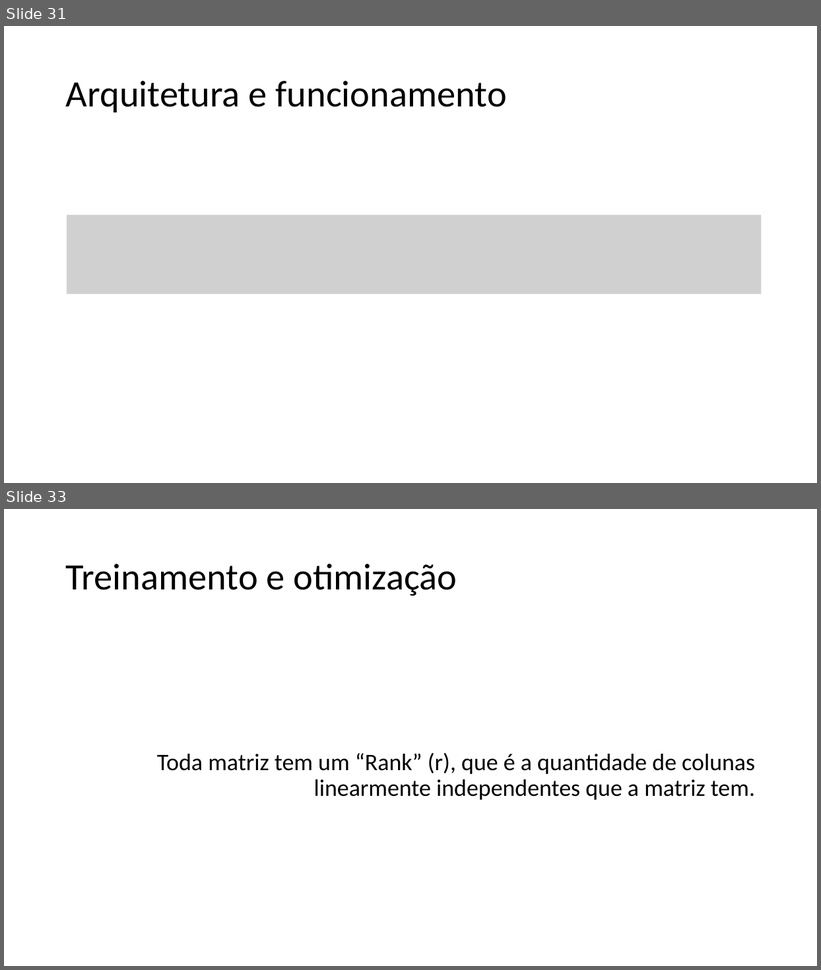
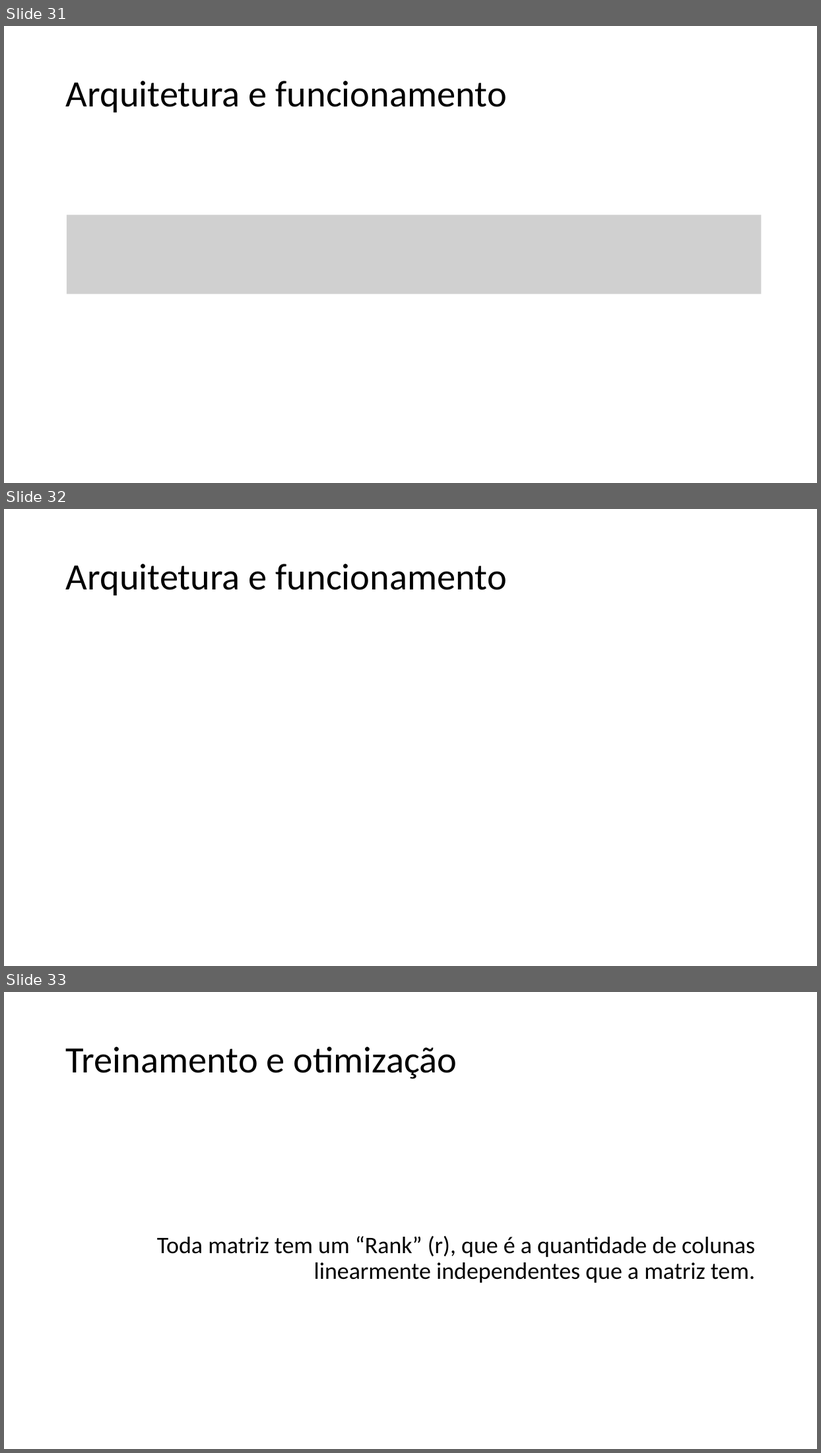
Before and after one commit to guerrato/guerrato_967_tp558, a slide deck: seminarios/ciclo 2/TP558_LoRA.pptx. Shown one above the other, each under a label of ours: slides 31 and 33 before the commit, slides 31, 32 and 33 after it; the slides between them are not shown. The pictures are 821x970 and 821x1453 pixels, drawn with LibreOffice and Linux fonts; fonts in the diff are those of the drawing; grey boxes stand for pictures. Boxes give left, top, right and bottom in pixels: in the first picture for what was removed or moved away, otherwise in the second. Text is boxed around its words. In the diff, an @@ line names an element or a change of style, - is before the commit and + after.

```diff
--- a/seminarios/ciclo 2/TP558_LoRA.pptx
+++ b/seminarios/ciclo 2/TP558_LoRA.pptx
@@ slide 32 added at (x1=4, y1=509, x2=817, y2=966), background #FFFFFF @@
@@ title added at (x1=66, y1=564, x2=507, y2=595), 44 pt, text #000000 @@
+Arquitetura e funcionamento
```
Also in this commit, not shown: 2 slides changed, 9 other slides added, 1 slide removed.
